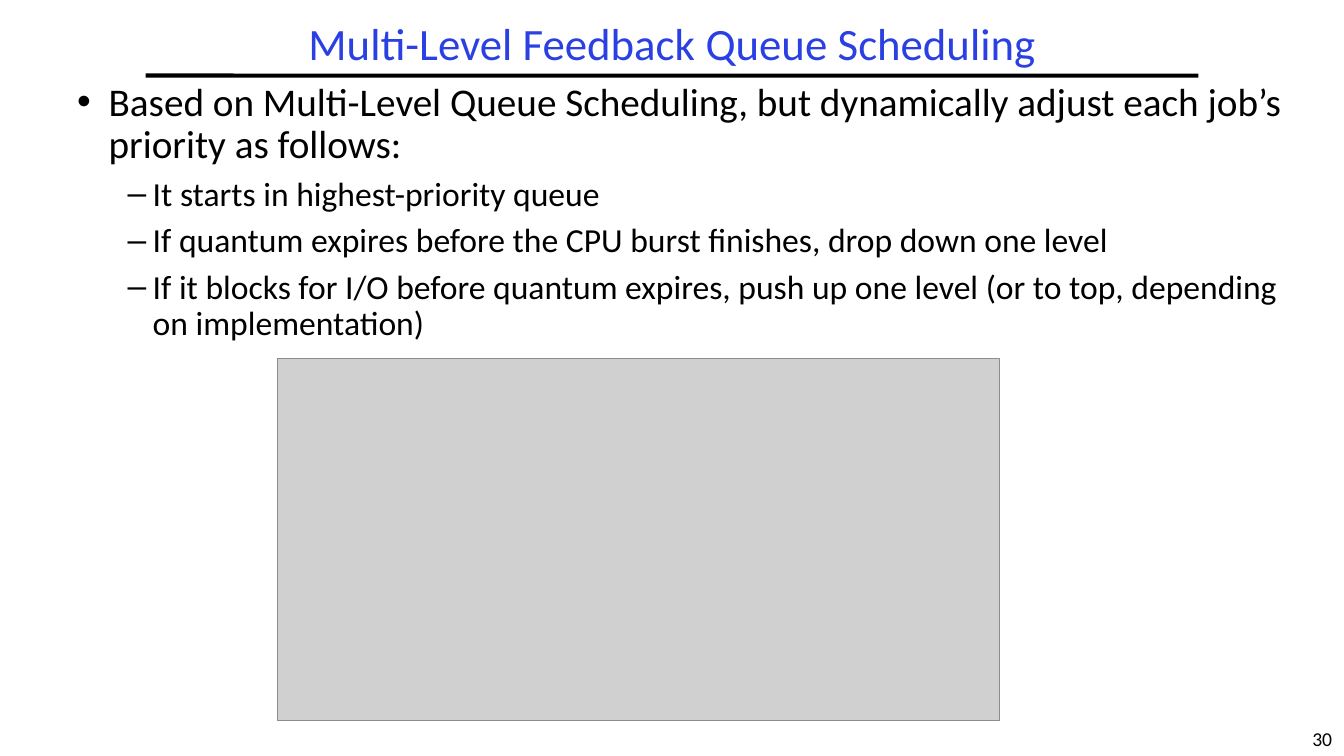
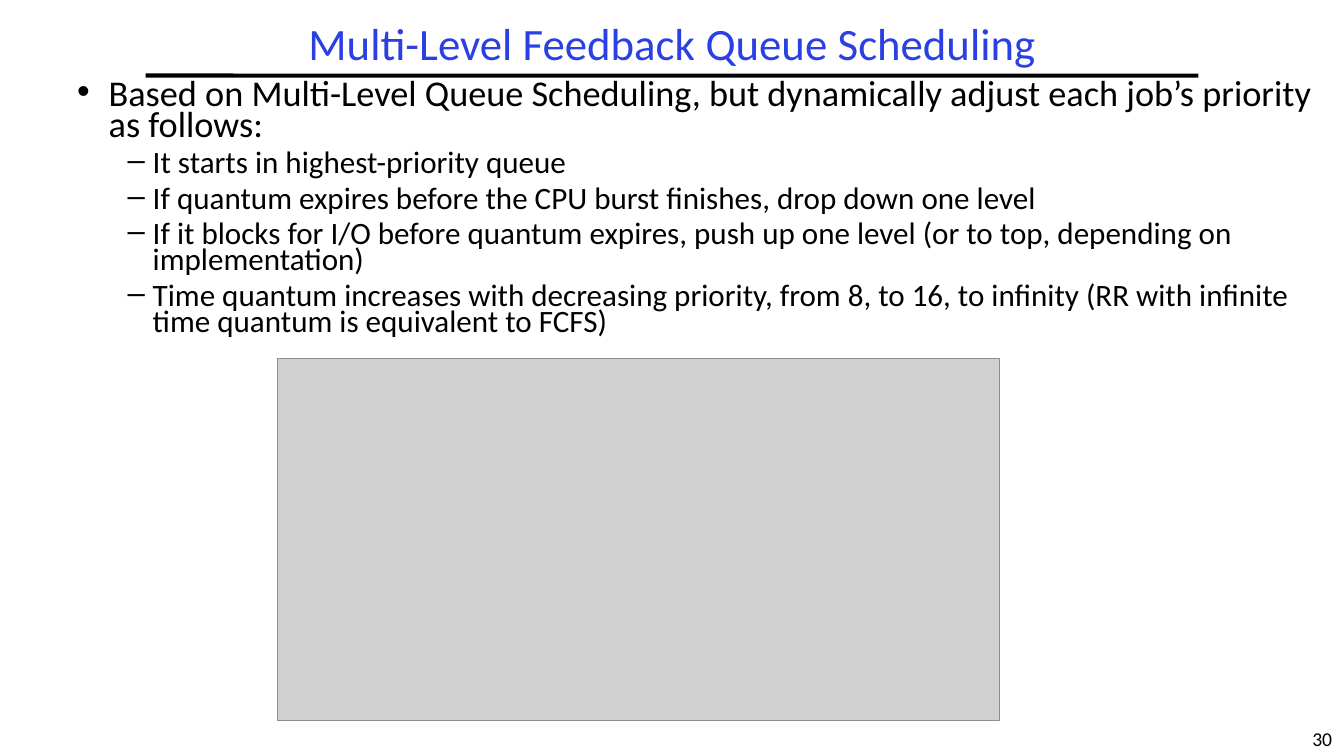
Before and after one commit to guhofstra/CSC256Fa25, a slide deck: slide 30 of PPTs/L5-Scheduling.pptx. Drawn at 1344x756 pixels with LibreOffice and Linux fonts; fonts in the diff are those of the drawing; grey boxes stand for pictures. Boxes give left, top, right and bottom in pixels: in the first picture for what was removed or moved away, otherwise in the second. Text is boxed around its words. In the diff, an @@ line names an element or a change of style, - is before the commit and + after.

```diff
--- a/PPTs/L5-Scheduling.pptx
+++ b/PPTs/L5-Scheduling.pptx
@@ text at (x1=109, y1=76, x2=1311, y2=275): size 28 to 25.9 pt in "Based on Multi-Level Queue Scheduling, but dynamically ..."; size 24 to 22.2 pt in "It starts in highest-priority queue", "If quantum expires before the CPU burst ...", "If it blocks for I/O before quantum ..."; line spacing 0.9 to 0.7 @@
@@ text at (x1=153, y1=283, x2=1288, y2=337): paragraph added @@
+  – Time quantum increases with decreasing priority, from 8, to 16, to infinity (RR with infinite time quantum is equivalent to FCFS)
```
Also in this commit, not shown: 15 other slides changed, 1 slide added, 1 slide removed, 2 other files.
